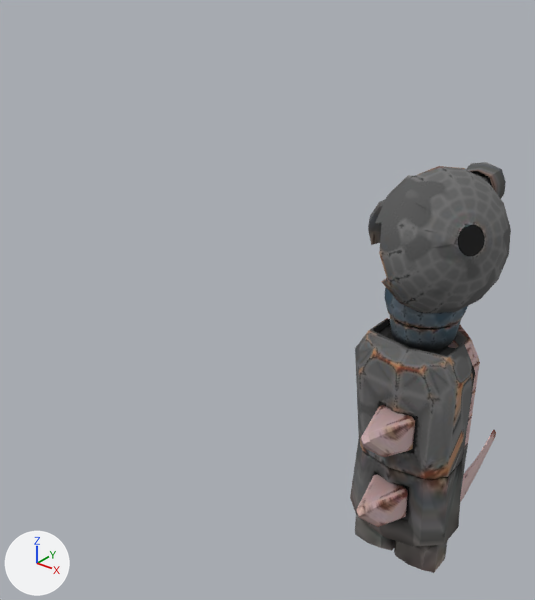
Before and after pictures for a commit that changed the glTF model public/3d/tank/E-28.glb.
Camera for both pictures: a 50 mm lens placed at (1.87, -2.25, 2.37), pointed at (0.01, 0.07, 0.94). Every picture has the same lights, and +X, +Y and +Z are marked at lower left.

Objects in the first picture: 'E-28'.
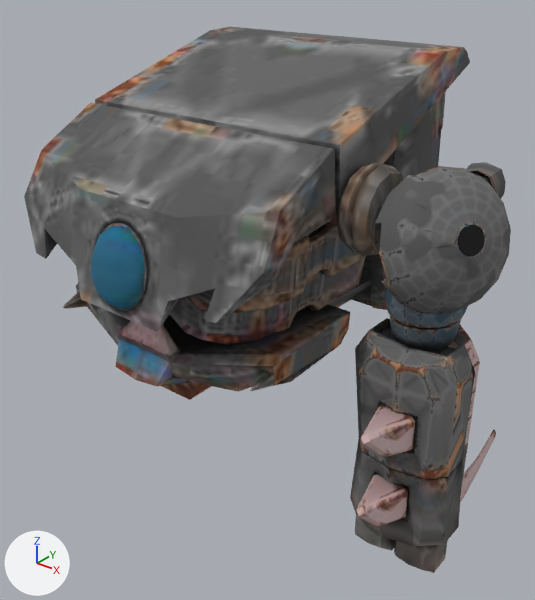
The newer file is also turned or shifted as a whole; pictures and numbers use the older file's frame.

Pixel boxes [x1, y1, x2, y2] of what changed, in the pictures (535 x 600 px):
'17', added
    after: [24, 27, 470, 400]

Edits to the bpy script that builds the scene:
```text
Add img_e_17:
    img_e_17 = load_image('E-17', '_unpacked/E-17', 512, 512, 'sRGB')
Add mat_17:
    mat_17 = principled_material('17')
    mat_17.texture = img_e_17
    mat_17.roughness = 0.9
Add me_body_001:
    me_body_001.from_pydata(...)  # 1446 vertices, 2678 faces; spans x -0.78..0.78, y -0.74..1.03, z 0.66..1.98
    me_body_001.materials.append(mat_17)  # picture img_e_17
Add ob_17:
    ob_17 = bpy.data.objects.new('17', me_body_001)
    ob_17.location = (-0.125, 0.04, 0.0)
```
